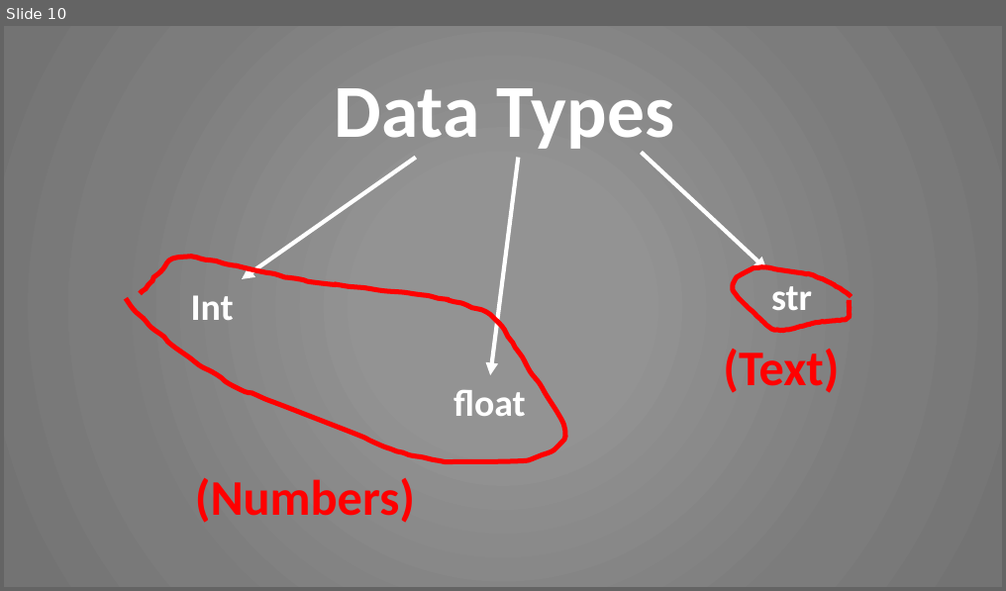
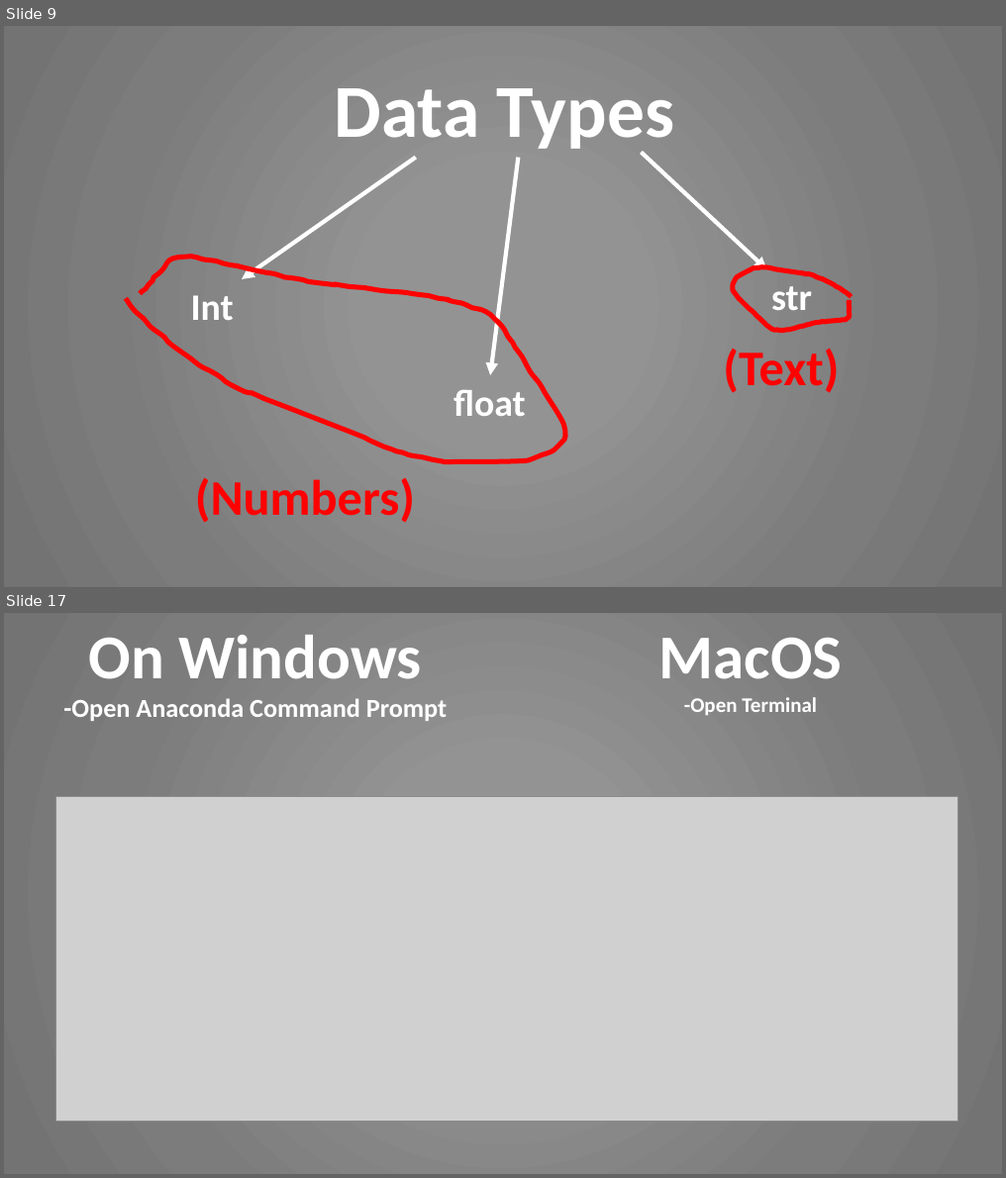
Before and after one commit to OxCodeLaborate/IntroToPython, a slide deck: Week 2/Week2Presentation.pptx. Shown one above the other, each under a label of ours: slide 10 before the commit, slides 9 and 17 after it; the slides between them are not shown. The pictures are 1006x591 and 1006x1178 pixels, drawn with LibreOffice and Linux fonts; fonts in the diff are those of the drawing; grey boxes stand for pictures. Boxes give left, top, right and bottom in pixels: in the first picture for what was removed or moved away, otherwise in the second. Text is boxed around its words. In the diff, an @@ line names an element or a change of style, - is before the commit and + after.

```diff
--- a/Week 2/Week2Presentation.pptx
+++ b/Week 2/Week2Presentation.pptx
@@ slide 17 added at box(4, 613, 1002, 1174), background gradient #939393 to #7C7C7C to #747474 @@
@@ text added at box(63, 635, 447, 721), 25 pt, text #FFFFFF, bold @@
+On Windows
+-Open Anaconda Command Prompt
@@ text added at box(659, 638, 843, 715), 20 pt, text #FFFFFF, bold @@
+MacOS
+-Open Terminal
@@ picture added at box(55, 797, 957, 1121) @@
@@ what was slide 10 is now slide 9 @@
```
Also in this commit, not shown: 1 slide changed, 10 other slides added, 4 slides removed, 2 other files.
